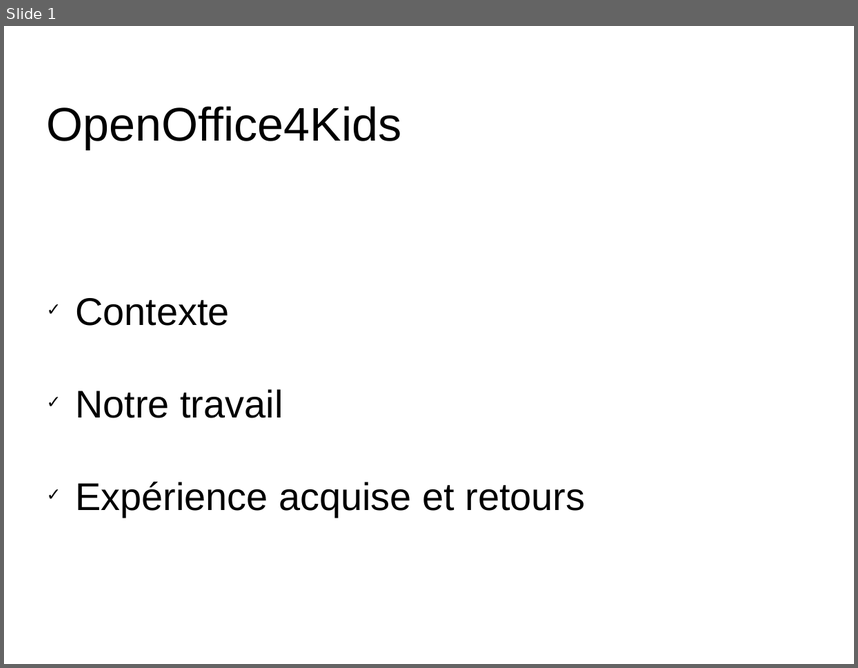
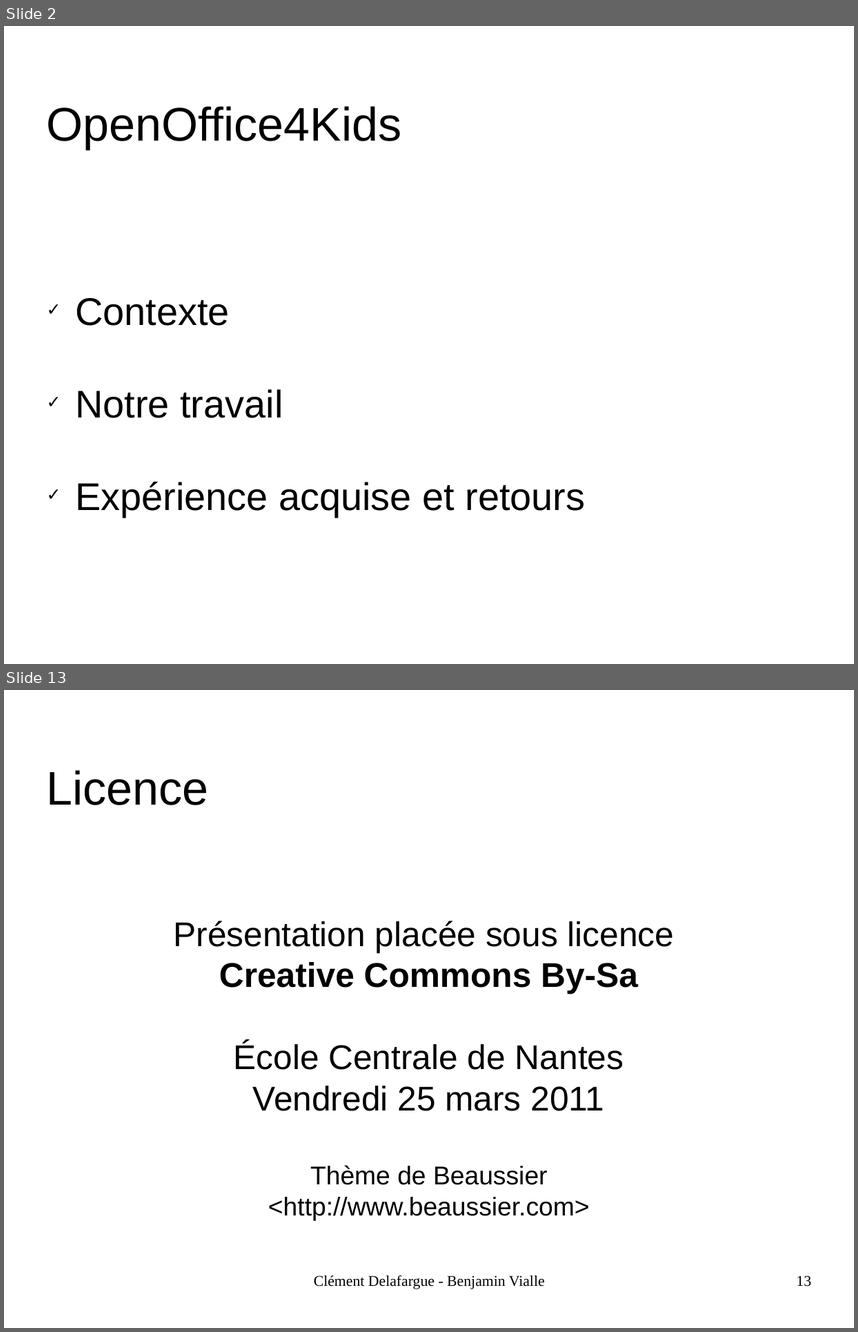
Before and after one commit to divarvel/PAPPL-OOo4Kids-Documents, a slide deck: SOUTENANCE/OOo4Kids.odp. Shown one above the other, each under a label of ours: slide 1 before the commit, slides 2 and 13 after it; the slides between them are not shown. The pictures are 858x668 and 858x1332 pixels, drawn with LibreOffice and Linux fonts; fonts in the diff are those of the drawing; background and template pictures are left out. Boxes give left, top, right and bottom in pixels: in the first picture for what was removed or moved away, otherwise in the second. Text is boxed around its words. In the diff, an @@ line names an element or a change of style, - is before the commit and + after.

```diff
--- a/SOUTENANCE/OOo4Kids.odp
+++ b/SOUTENANCE/OOo4Kids.odp
@@ slide 13 added at (4,690,854,1328), background picture (left out) @@
@@ title added at (47,770,209,805), 44 pt, text #000000 @@
+Licence
@@ subtitle added at (174,920,675,1220), 32 pt, text #000000 @@
+Présentation placée sous licence
+Creative Commons By-Sa
+École Centrale de Nantes
+Vendredi 25 mars 2011
+Thème de Beaussier
+<http://www.beaussier.com>
@@ text added at (314,1274,545,1289), 14 pt, text #000000 @@
+Clément Delafargue - Benjamin Vialle
@@ page number added at (796,1275,811,1286), 14 pt, text #000000 @@
+13
@@ what was slide 1 is now slide 2 @@
```
Also in this commit, not shown: 1 slide changed, 10 other slides added, 7 slides removed.
